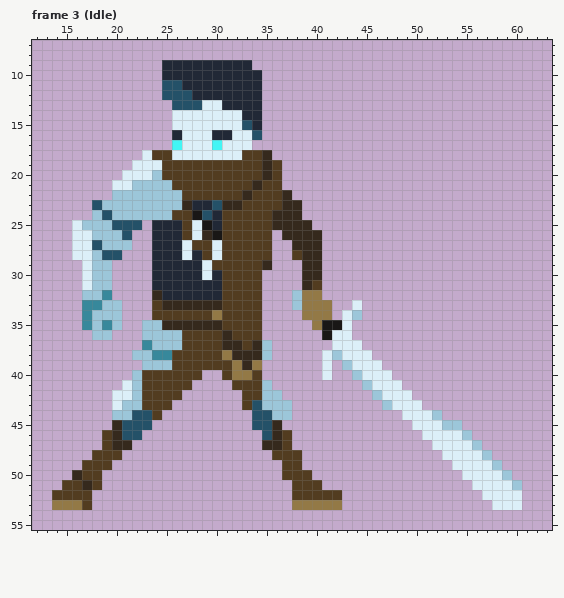
A pixel-art file gets an edit: Aseprite/Hero makeover.aseprite. Above: the version before the commit.
64x64 pixels, 7 frames. Shown: frame 3 (Idle): x 12..63, y 7..55. The commit also changed other frames, which this record leaves out.
Now the later version:
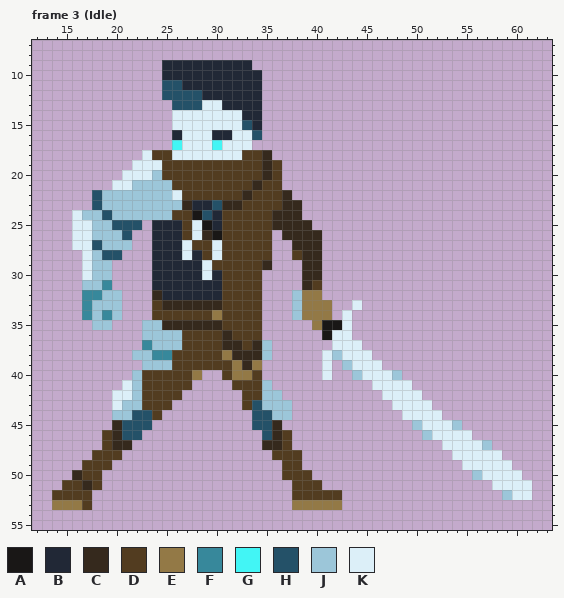
Palette (. is transparent): A #191716  B #212836  C #35291d  D #523c20  E #937946  F #37889b  G #42f5f5  H #245168  J #9cc6d9  K #dceff8
The exact change:
Frame 3 (Idle):
y 12: x 28 B -> H
y 22: x 18..19 .. -> HJ; x 26 J -> K
y 24: x 16..17 .. -> KJ
y 25: x 17 J -> K
y 28: x 16 K -> .
y 31: x 17 K -> J; x 19 J -> F
y 32: x 17..20 JJF. -> FFJJ
y 33: x 18 F -> J
y 34: x 19 J -> F; x 38 . -> J; x 44 J -> .
y 35: x 17 F -> .; x 19..20 FJ -> J.
y 36: x 18..19 JJ -> ..
y 40: x 28 D -> E; x 48 . -> J
y 41: x 45 J -> .; x 49 . -> K
y 42: x 46 J -> .; x 50 . -> K
y 43: x 47 J -> .; x 51 . -> K
y 44: x 52 J -> K
y 45: x 50 K -> J; x 53 J -> K
y 46: x 51 K -> J; x 55 J -> K
y 47: x 52 K -> .; x 56..57 J. -> KJ
y 48: x 53 K -> .; x 57..58 J. -> KK
y 49: x 54 K -> .; x 58..59 J. -> KK
y 50: x 55..56 KK -> .J; x 59..60 J. -> KK
y 51: x 56..57 KK -> ..; x 60..61 J. -> KK
y 52: x 57..59 KKK -> ..J; x 61 . -> K
y 53: x 58..60 KKK -> ...
